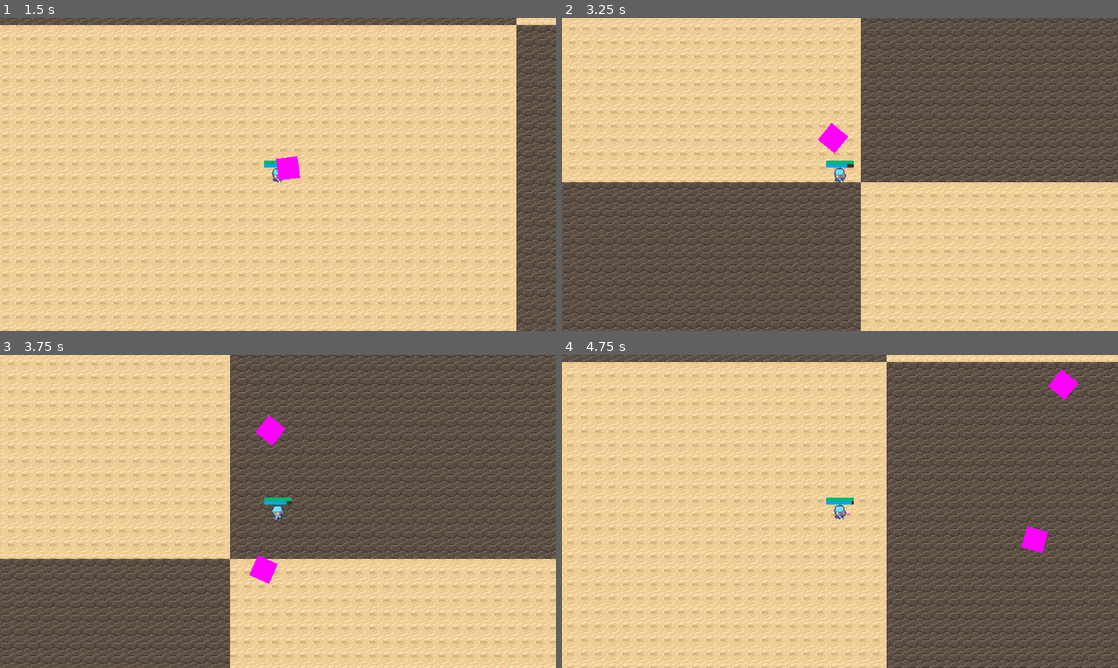
Above: before the commit, frames 1-4 (two rows, left to right).
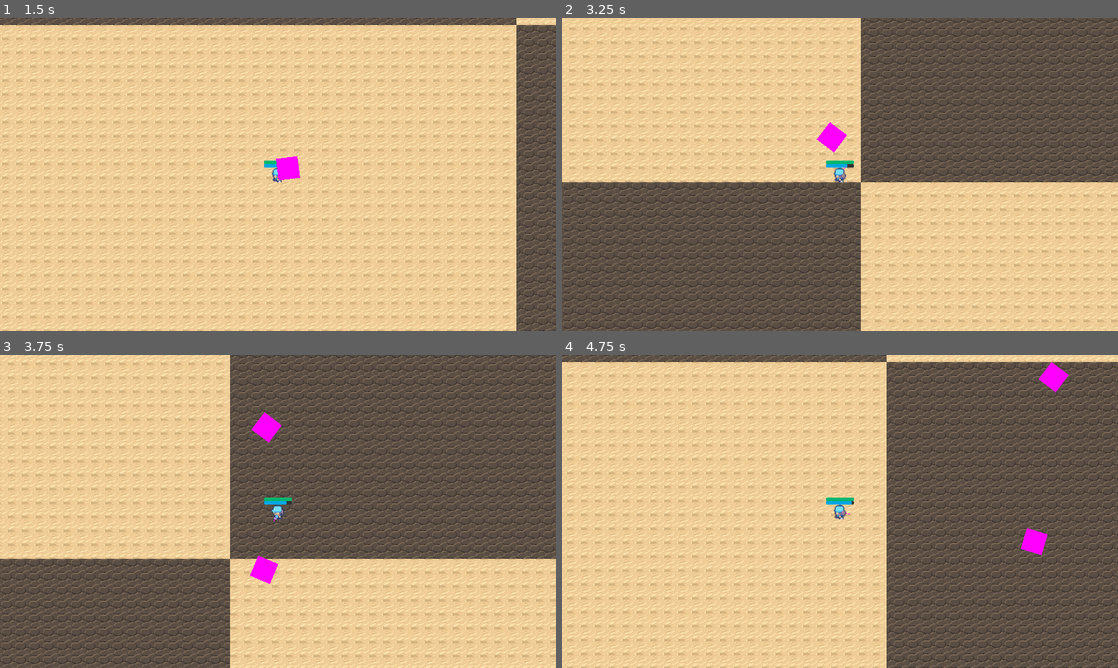
Above: after the commit, the same moments.

Repository: GDTV-Game-Jam-2024/GDTV
Game: Godot game, scene res://Scenes/main_menu.tscn
Two runs of this game, one before a commit and one after it. Both use one fixed random seed, a clock stepped at 60 frames per second and the inputs below.
Inputs (mouse positions are in pixels of both pictures, inside the frame that each line leads up to):
- Up to frame 1 (1.5 s): click "Play" at 0.5 s; tap Enter at 1.25 s; move the mouse to (400, 158) at 1.27 s; press the mouse at (400, 158) at 1.28 s; hold Right (ui_right) from 1.28 s (still down)
- Up to frame 2 (3.25 s): move the mouse to (728, 190) at 2.02 s; release Right (ui_right) at 2.03 s; release the mouse at (728, 190) at 2.03 s; hold Down (ui_down) 2.03-2.78 s; tap Mouse wheel down (scrollDOWN) at 2.1 s; click (728, 190) at 2.3 s; move the mouse to (895, 105) at 2.77 s; hold Right (ui_right) from 2.78 s (still down); hold Mouse wheel up (scrollUP) from 2.78 s (still down); click (895, 105) at 3.05 s
- Up to frame 3 (3.75 s): move the mouse to (250, 574) at 3.52 s; release Right (ui_right) at 3.53 s; release Mouse wheel up (scrollUP) at 3.53 s; hold Up (ui_up) from 3.53 s (still down); click (250, 574) at 3.6 s
- Up to frame 4 (4.75 s): move the mouse to (1006, 558) at 4.27 s; release Up (ui_up) at 4.28 s; press the mouse at (1006, 558) at 4.28 s; hold Left (ui_left) from 4.28 s (still down); tap 1 (wand1) at 4.35 s

Frame 1 is identical in both runs. In frame 2, less than 0.1% of the frame differs, in the area x 45-52%, y 33-49%; in frame 3, 0.1%; in frame 4, 0.4%, in the area x 51-93%, y 2-64%.

Commit message:
Made enemy attack
- Enemy can melee attack now
- Need to correct approaching and ranged attacking

Diff:
--- a/NPC.tscn
+++ b/Scenes/NPC.tscn
@@ -1,8 +1,9 @@
-[gd_scene load_steps=8 format=3 uid="uid://djmvmje8k5mgm"]
+[gd_scene load_steps=9 format=3 uid="uid://djmvmje8k5mgm"]
 
-[ext_resource type="Script" path="res://NPC.gd" id="1_b5m3u"]
+[ext_resource type="Script" path="res://Scripts/NPC.gd" id="1_b5m3u"]
 [ext_resource type="Texture2D" uid="uid://0jt78t6g8miv" path="res://icon.svg" id="2_1yvmg"]
-[ext_resource type="Script" path="res://AI.gd" id="3_utucg"]
+[ext_resource type="PackedScene" uid="uid://ohlhdt3pway8" path="res://Scenes/Weapons/weapon.tscn" id="2_uhhqj"]
+[ext_resource type="Script" path="res://Scripts/AI.gd" id="3_utucg"]
 
 [sub_resource type="CircleShape2D" id="CircleShape2D_yl5l7"]
 radius = 102.13
@@ -19,6 +20,7 @@
 [node name="NPC" type="CharacterBody2D"]
 position = Vector2(306, 199)
 script = ExtResource("1_b5m3u")
+rangedWeapon = ExtResource("2_uhhqj")
 
 [node name="StateDebugInfo" type="Label" parent="."]
 offset_left = -49.0
@@ -57,9 +59,12 @@
 [node name="AI" type="Node2D" parent="."]
 script = ExtResource("3_utucg")
 
+[node name="MeleeAttackCooldown" type="Timer" parent="."]
+
 [connection signal="body_entered" from="CharacterDetection" to="AI" method="_on_character_detection_body_entered"]
 [connection signal="body_exited" from="CharacterDetection" to="AI" method="_on_character_detection_body_exited"]
 [connection signal="body_entered" from="MeleeRange" to="AI" method="_on_melee_range_body_entered"]
 [connection signal="body_exited" from="MeleeRange" to="AI" method="_on_melee_range_body_exited"]
 [connection signal="body_entered" from="RangedRange" to="AI" method="_on_ranged_range_body_entered"]
 [connection signal="body_exited" from="RangedRange" to="AI" method="_on_ranged_range_body_exited"]
+[connection signal="timeout" from="MeleeAttackCooldown" to="." method="_on_melee_attack_cooldown_timeout"]
--- a/AI.gd
+++ b/Scripts/AI.gd
@@ -8,12 +8,12 @@
 var defaultTargetLocation : Vector2
 
 # Stuff related to local game state
-var nearbyEnemies : Array = []
-var enemiesInMeleeRange : Array = []
-var enemiesInRangedRange : Array = []
+var nearbyEnemies : Array[CharacterBody2D] = []
+var enemiesInMeleeRange : Array[CharacterBody2D] = []
+var enemiesInRangedRange : Array[CharacterBody2D] = []
 var closestEnemy : CharacterBody2D = null
 var moveTarget : Vector2
-var attackTarget : Vector2
+var attackTarget : CharacterBody2D
 
 var velocity : Vector2 = Vector2.ZERO
 
@@ -34,6 +34,7 @@
 
 func _physics_process(delta : float) -> void:
 	execute_state()
+	move_entity_to_target(delta)
 	if debugON:
 		var currState : String = ""
 		match currentState:
@@ -66,13 +67,21 @@
 	closestEnemy = targetID
 
 
-func compare_target_distance(newTargetPos : Vector2):
-	var newTargetDistance : float = entity.global_position.distance_squared_to(newTargetPos)
-	if newTargetDistance < 0.0:
-		return
-	var currentTargetDistance : float = entity.global_position.distance_squared_to(closestEnemy.global_position)
-	if newTargetDistance < currentTargetDistance:
-		return true
+func get_closest_enemy() -> CharacterBody2D:
+	var closest_enemy : CharacterBody2D = null
+	var dist : float = -1
+	for enemy : CharacterBody2D in nearbyEnemies:
+		if !is_instance_valid(enemy):
+			continue
+		var d : float = global_transform.origin.distance_squared_to(enemy.global_transform.origin)
+		if dist < 0.0 or d < dist:
+			dist = d
+			closest_enemy = enemy
+	return closest_enemy
+
+
+func move_entity_to_target(delta : float) -> void:
+	entity.position += entity.currentSpeed * delta * moveTarget
 
 
 #region State Machine
@@ -95,6 +104,7 @@
 		return
 	# Enemy in melee range = melee
 	if not enemiesInMeleeRange.is_empty() and entity.State_ATTACK_MELEE:
+		attackTarget = get_closest_enemy()
 		set_state(State.ATTACK_MELEE)
 	elif not enemiesInRangedRange.is_empty():
 		# Charge shares its range with ranged attacks
@@ -121,23 +131,32 @@
 			pass
 		State.ATTACK_RANGE:
 			if closestEnemy != null:
-				velocity = entity.stop_moving()
+				closestEnemy = get_closest_enemy()
+				velocity = entity.stop_moving()
+				entity.set_target(closestEnemy.global_position)
 				entity.attack_ranged()
 		State.ATTACK_RANGE_SMART:
 			if closestEnemy != null:
-				velocity = entity.stop_moving()
+				closestEnemy = get_closest_enemy()
+				velocity = entity.stop_moving()
+				entity.set_target(closestEnemy.global_position)
 				entity.attack_ranged()
 		State.ATTACK_MELEE:
 			if closestEnemy != null:
-				velocity = entity.stop_moving()
+				closestEnemy = get_closest_enemy()
+				velocity = entity.stop_moving()
+				entity.set_target_melee(get_closest_enemy())
 				entity.attack_melee()
 		State.ATTACK_MELEE_CHARGE:
 			if closestEnemy != null:
+				closestEnemy = get_closest_enemy()
 				velocity = entity.stop_moving()
 				entity.attack_melee()
 		State.APPROACH_ENEMY:
 			if closestEnemy != null:
+				closestEnemy = get_closest_enemy()
 				velocity = entity.velocity_toward(closestEnemy.global_position)
+				entity.set_target(closestEnemy.global_position)
 				entity.move_and_slide()
 				choose_state()
 #endregion
@@ -148,6 +167,7 @@
 		pass
 	if body.has_method("get_team") and body.get_team() != entity.team:
 		nearbyEnemies.append(body)
+		closestEnemy = get_closest_enemy()
 		if canChangeState:
 			choose_state()
 
@@ -157,6 +177,7 @@
 		pass
 	if body.has_method("get_team") and body.get_team() != entity.team:
 		nearbyEnemies.erase(body)
+		closestEnemy = get_closest_enemy()
 		if canChangeState:
 			choose_state()
 
@@ -167,6 +188,7 @@
 		pass
 	if body.has_method("get_team") and body.get_team() != entity.team:
 		enemiesInMeleeRange.append(body)
+		closestEnemy = get_closest_enemy()
 		if canChangeState:
 			choose_state()
 
@@ -176,6 +198,7 @@
 		pass
 	if body.has_method("get_team") and body.get_team() != entity.team:
 		enemiesInMeleeRange.erase(body)
+		closestEnemy = get_closest_enemy()
 		if canChangeState:
 			choose_state()
 
@@ -185,6 +208,7 @@
 		pass
 	if body.has_method("get_team") and body.get_team() != entity.team:
 		enemiesInRangedRange.append(body)
+		closestEnemy = get_closest_enemy()
 		if canChangeState:
 			choose_state()
 
@@ -194,5 +218,6 @@
 		pass
 	if body.has_method("get_team") and body.get_team() != entity.team:
 		enemiesInRangedRange.erase(body)
-		if canChangeState:
-			choose_state()
+		closestEnemy = get_closest_enemy()
+		if canChangeState:
+			choose_state()
--- a/NPC.gd
+++ b/Scripts/NPC.gd
@@ -12,12 +12,13 @@
 
 @export_group("Melee Stats", "melee")
 @export var meleeAttackDamage : int = 10
+@export var meleeAttackCooldown : float = 0.8
 @export var meleeChargeHealthThreshold : int = 10
 @export var meleeChanceForCharge : int = 100
 @export var meleeChargeDamage : int = 15
 
 @export_group("Ranged Stats", "ranged")
-@export var rangedProjectile : PackedScene
+@export var rangedWeapon : PackedScene
 @export var rangedChanceForSmart : int = 50
 
 @export_group("Allowed Behaviors", "State")
@@ -29,14 +30,18 @@
 @export var State_GO_TO_DEFAULT_TARGET : bool = true
 
 var currentSpeed : float = 0
-var canAttack : bool = true
+var canAttackMelee : bool = true
 var currentHP : int = 1
+var loadedWeapon : Wand = null
+var meleeTarget : CharacterBody2D = null
 
 
 func _ready() -> void:
 	characterAI.initialize_ai(self)
 	currentSpeed = statMovementSpeed
 	currentHP = statMaxHP
+	prepare_weapon()
+	$MeleeAttackCooldown.wait_time = meleeAttackCooldown
 
 
 func get_team() -> String:
@@ -55,21 +60,42 @@
 	return Vector2.ZERO
 
 
-#TODO Make actual attacks
+func set_target(location : Vector2) -> void:
+	loadedWeapon.target = location
+
+
+func prepare_weapon() -> void:
+	if !rangedWeapon == null:
+		loadedWeapon = rangedWeapon.instantiate() as Wand
+		add_child(loadedWeapon)
+		loadedWeapon.ownedByPlayer = false
+
+
+func set_target_melee(targetMelee : CharacterBody2D) -> void:
+	meleeTarget = targetMelee
+
+
 func attack_melee() -> void:
-	if canAttack:
-		canAttack = false
+	if canAttackMelee:
+		if meleeTarget.has_method("damage"):
+			meleeTarget.damage(meleeAttackDamage)
+			canAttackMelee = false
+			$MeleeAttackCooldown.start()
 
 
 func attack_charge() -> void:
-	if canAttack:
-		canAttack = false
+	if canAttackMelee:
+		canAttackMelee = false
 
 
 func attack_ranged() -> void:
-	if canAttack:
-		canAttack = false
+	if loadedWeapon.canShoot:
+		loadedWeapon.shoot()
 
 
 func set_debug_state_info(newText : String) -> void:
 	stateInfo.text = newText
+
+
+func _on_melee_attack_cooldown_timeout():
+	canAttackMelee = true
--- a/Scripts/weapon.gd
+++ b/Scripts/weapon.gd
@@ -15,6 +15,8 @@
 
 var currentMana : int = 100
 var canShoot : bool = true
+var target : Vector2 = Vector2.ZERO
+var ownedByPlayer : bool = true
 
 
 func _ready() -> void:
@@ -22,13 +24,14 @@
 
 
 func _process(delta : float) -> void:
-	var mousePos = get_global_mouse_position()
-	look_at(mousePos)
-	if Input.is_action_pressed("shoot"):
-		if canShoot and currentMana >= manaCost:
-			shoot()
-		elif currentMana < manaCost:
-			outOfMana.emit()
+	look_at(target)
+	if ownedByPlayer:
+		target = get_global_mouse_position()
+		if Input.is_action_pressed("shoot"):
+			if canShoot and currentMana >= manaCost:
+				shoot()
+			elif currentMana < manaCost:
+				outOfMana.emit()
 
 
 func shoot() -> void:
